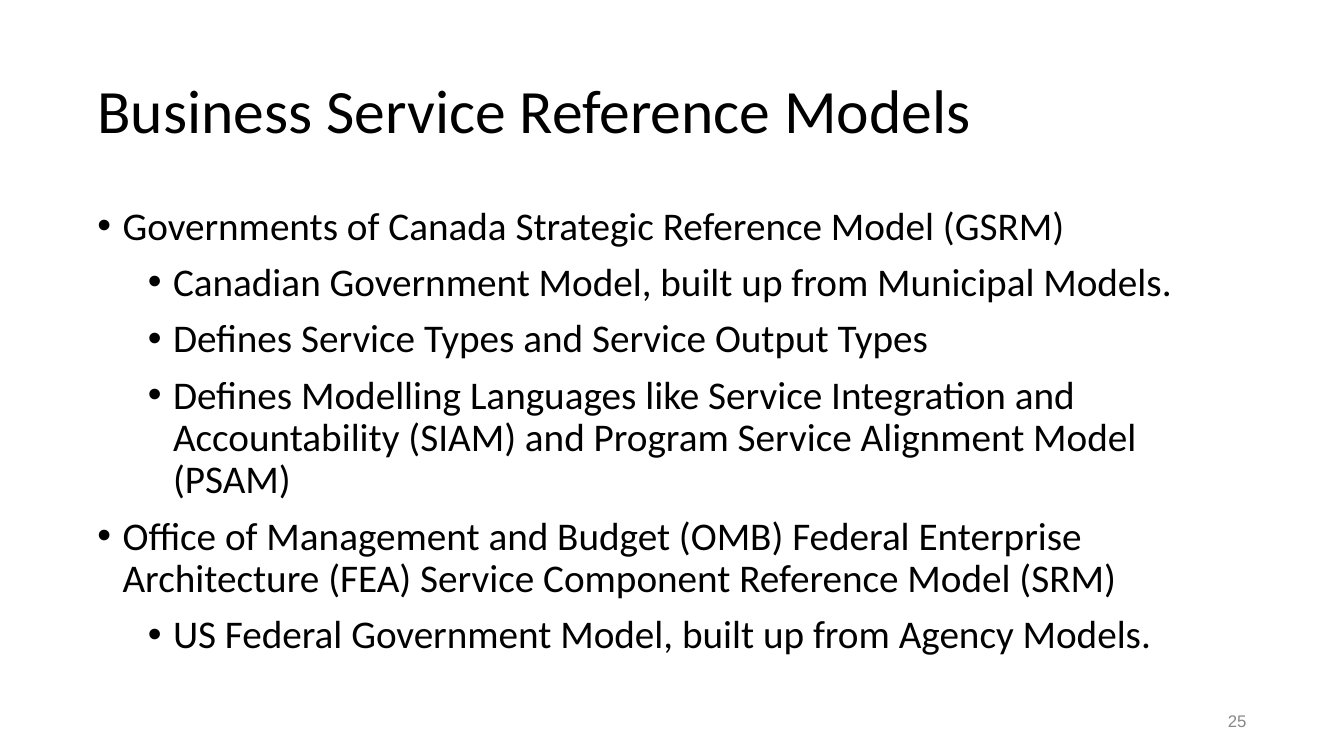
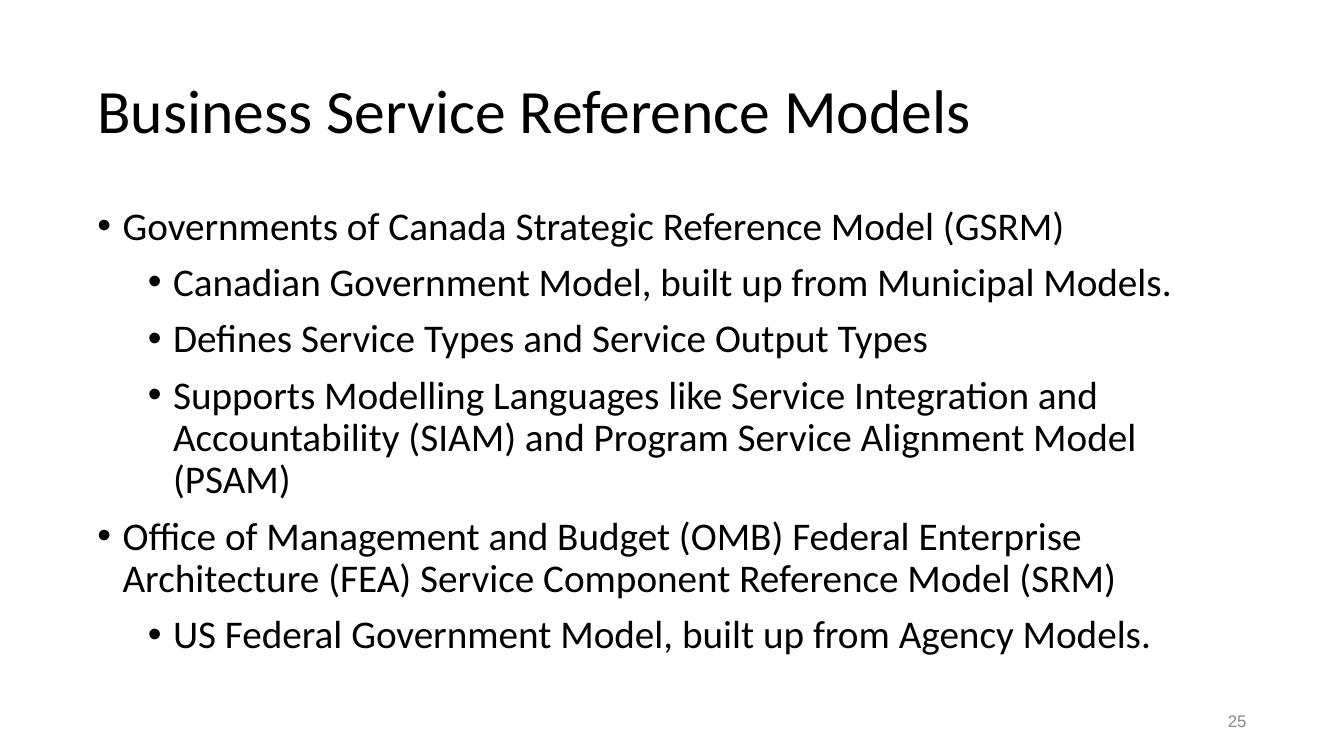
Before and after one commit to colinbellCA/presentation-cpbell-oucc2015_soe, a slide deck: slide 25 of OUCC2015-Service_Oriented_Enterprise.pptx. Drawn at 1344x756 pixels with LibreOffice and Linux fonts; fonts in the diff are those of the drawing. Boxes give left, top, right and bottom in pixels: in the first picture for what was removed or moved away, otherwise in the second. Text is boxed around its words. In the diff, an @@ line names an element or a change of style, - is before the commit and + after.

```diff
--- a/OUCC2015-Service_Oriented_Enterprise.pptx
+++ b/OUCC2015-Service_Oriented_Enterprise.pptx
@@ text at [173,381,1136,499]: text changed @@
-  • Defines Modelling Languages like Service Integration and Accountability (SIAM) and Program Service Alignment Model (PSAM)
+  • Supports Modelling Languages like Service Integration and Accountability (SIAM) and Program Service Alignment Model (PSAM)
```
Also in this commit, not shown: 4 other slides changed, 2 slides added, 1 slide removed, 3 other files.
